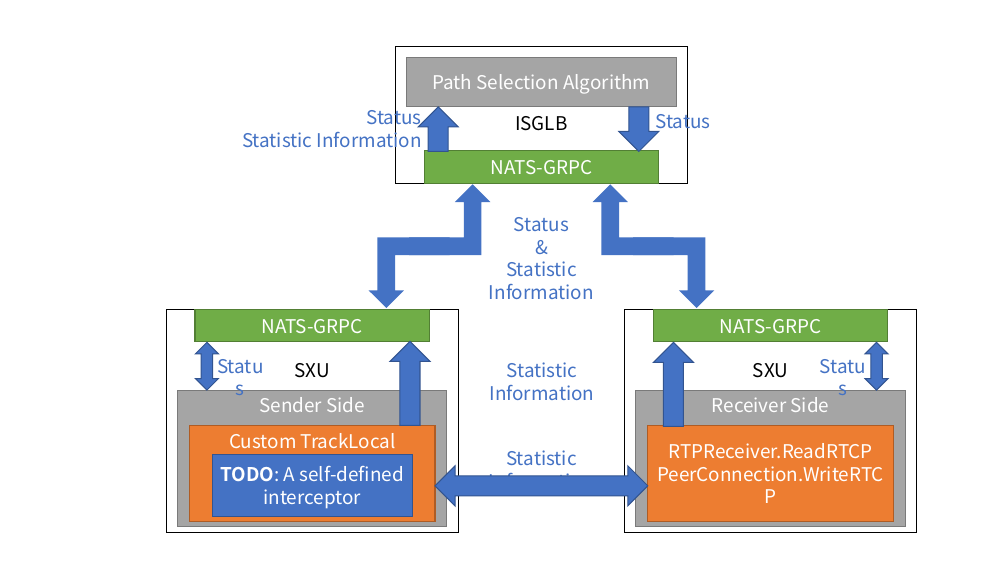
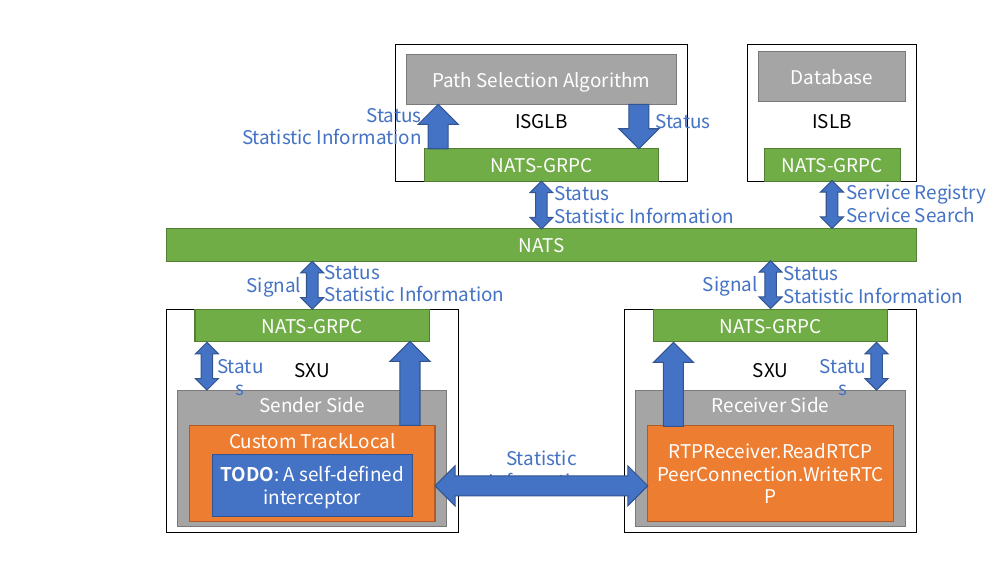
Before and after one commit to yindaheng98/dion, a slide deck: slide 1 of asserts/Arch.pptx. Drawn at 1008x567 pixels with LibreOffice and Linux fonts; fonts in the diff are those of the drawing. Boxes give left, top, right and bottom in pixels: in the first picture for what was removed or moved away, otherwise in the second. Text is boxed around its words. In the diff, an @@ line names an element or a change of style, - is before the commit and + after.

```diff
--- a/asserts/Arch.pptx
+++ b/asserts/Arch.pptx
@@ rectangle added at bbox=[748, 44, 917, 181], fill #FFFFFF, outline #000000 1 pt, 18 pt, text #000000 @@
+ISLB
@@ rectangle added at bbox=[758, 51, 905, 101], fill #A5A5A5, outline #7A7A7A 1 pt, 18 pt, text #FFFFFF @@
+Database
@@ rectangle added at bbox=[765, 148, 901, 181], fill #70AD47, outline #538035 1 pt, 18 pt, text #FFFFFF @@
+NATS-GRPC
@@ bent up arrow removed at bbox=[409, 185, 490, 255] @@
@@ left right arrow added at bbox=[530, 181, 553, 229], fill #4472C4, outline #325491 1 pt @@
@@ text added at bbox=[554, 181, 734, 224], 18 pt, text #4472C4 @@
+Status
+Statistic Information
@@ bent up arrow removed at bbox=[593, 185, 674, 255] @@
@@ left right arrow added at bbox=[821, 180, 844, 228], fill #4472C4, outline #325491 1 pt @@
@@ text added at bbox=[847, 180, 986, 223], 18 pt, text #4472C4 @@
+Service Registry
+Service Search
@@ rectangle added at bbox=[166, 229, 917, 262], fill #70AD47, outline #538035 1 pt, 18 pt, text #FFFFFF @@
+NATS
@@ bent up arrow removed at bbox=[369, 237, 450, 308] @@
@@ bent up arrow removed at bbox=[634, 237, 715, 308] @@
@@ left right arrow added at bbox=[301, 261, 323, 309], fill #4472C4, outline #325491 1 pt @@
@@ text at bbox=[325, 259, 504, 302]: paragraph removed @@
-&
@@ text "Status": place and size @@
-text "Status" at bbox=[489, 217, 594, 299]
+text "Status" at bbox=[325, 259, 504, 302]
@@ text "Status" at bbox=[325, 259, 504, 302]: alignment centre to left @@
@@ left right arrow added at bbox=[760, 261, 782, 308], fill #4472C4, outline #325491 1 pt @@
@@ text "Status": place and size @@
-text "Status" at bbox=[490, 362, 595, 400]
+text "Status" at bbox=[784, 261, 963, 304]
@@ text at bbox=[784, 261, 839, 281]: paragraph added @@
+Status
@@ text added at bbox=[247, 273, 302, 298], 18 pt, text #4472C4 @@
+Signal
@@ text added at bbox=[703, 276, 758, 296], 18 pt, text #4472C4 @@
+Signal
@@ text at bbox=[784, 288, 963, 304]: alignment centre to left @@
```
Also in this commit, not shown: 1 other slide changed, 1 slide added.
